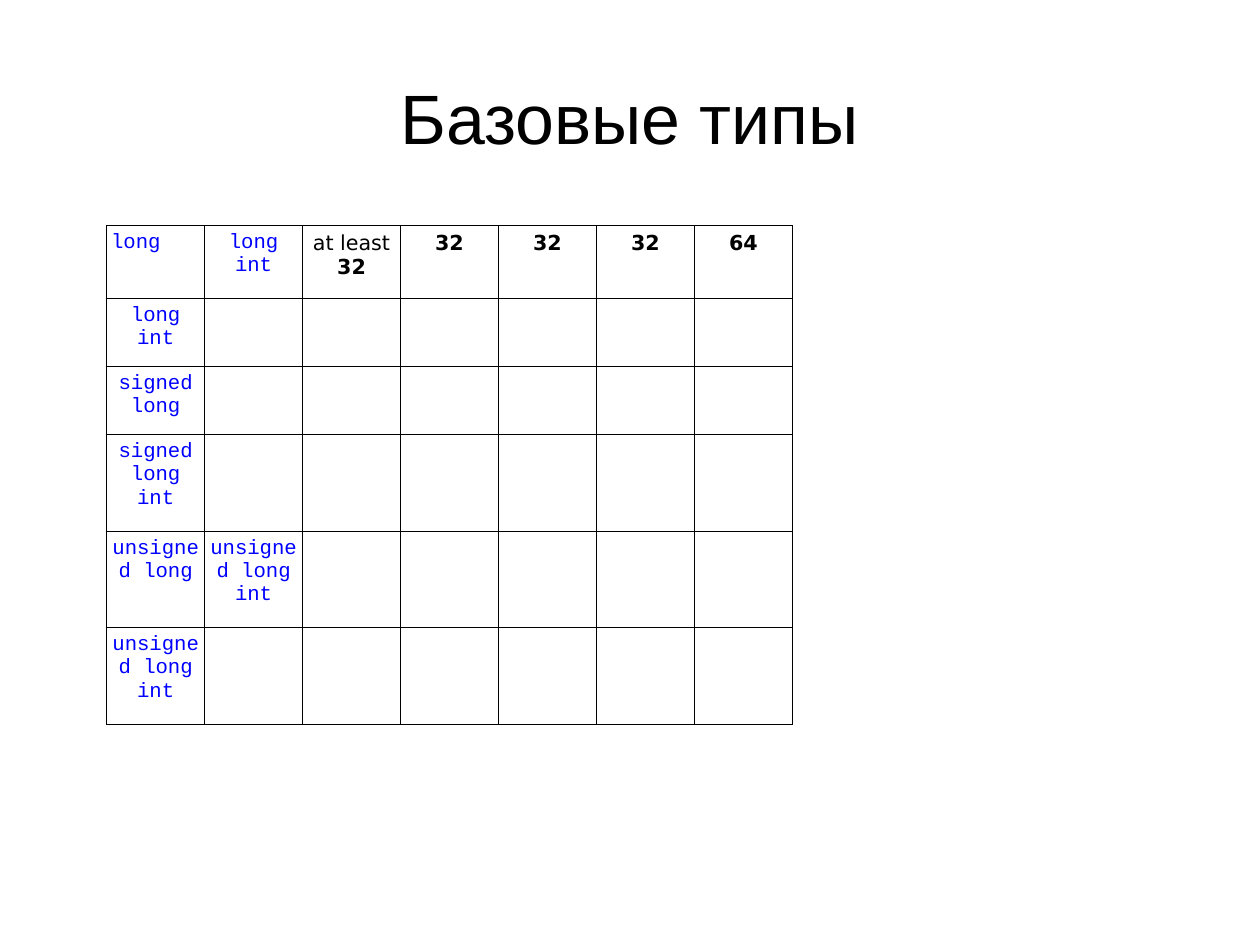
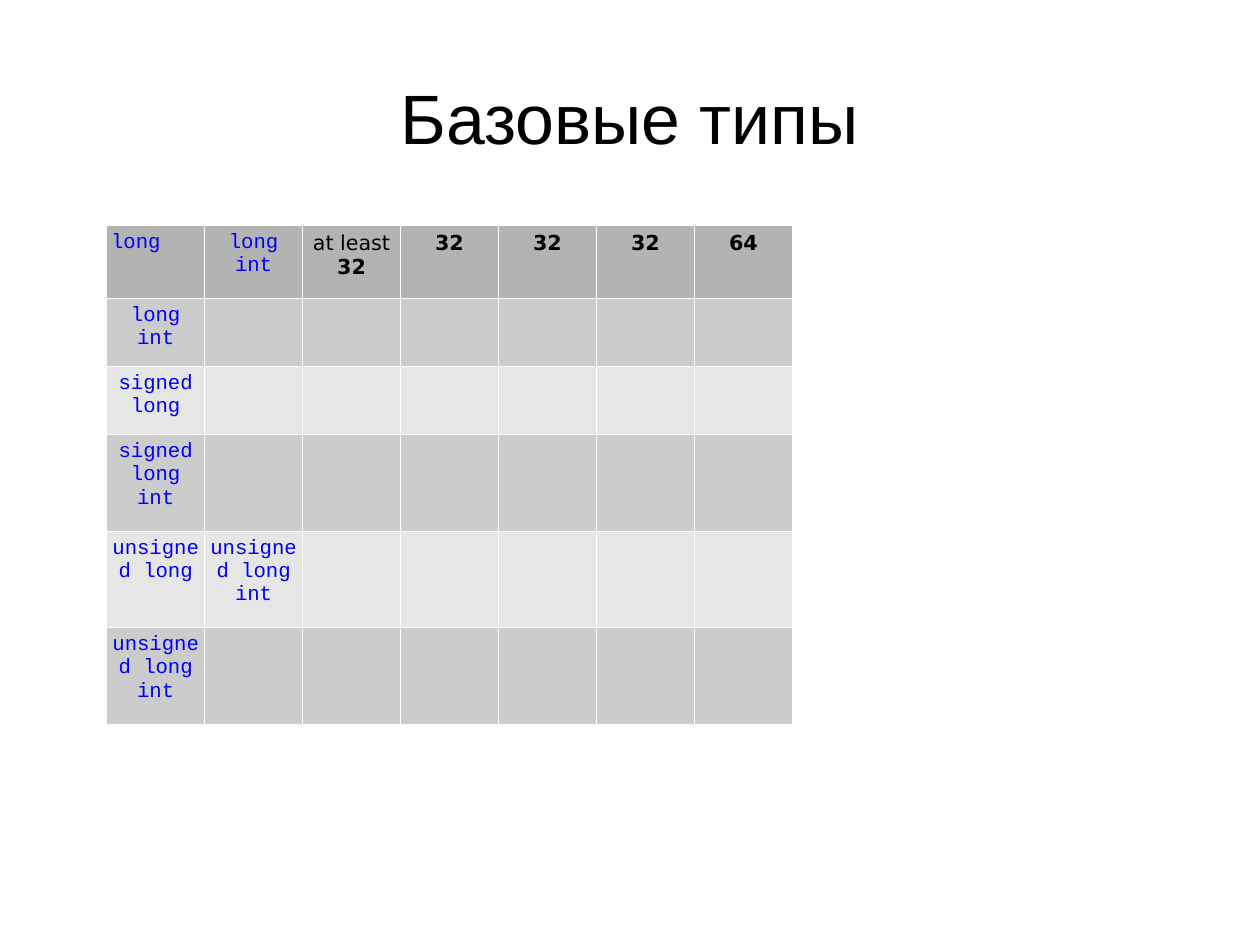
Before and after one commit to gritsulyak/School, a slide deck: slide 5 of 3/СPP_types_and_structs.odp. Drawn at 1260x945 pixels with LibreOffice and Linux fonts; fonts in the diff are those of the drawing. Boxes give left, top, right and bottom in pixels: in the first picture for what was removed or moved away, otherwise in the second. Text is boxed around its words. In the diff, an @@ line names an element or a change of style, - is before the commit and + after.

```diff
--- a/3/СPP_types_and_structs.odp
+++ b/3/СPP_types_and_structs.odp
@@ table at <box>106,225,795,724</box> @@
@@ fill none to #B3B3B3 in row 1 @@
@@ fill none to #CCCCCC in 3 cells @@
@@ fill none to #E6E6E6 in 3 cells @@
@@ borders changed @@
```
Also in this commit, not shown: 7 other slides changed, 3 other files.
